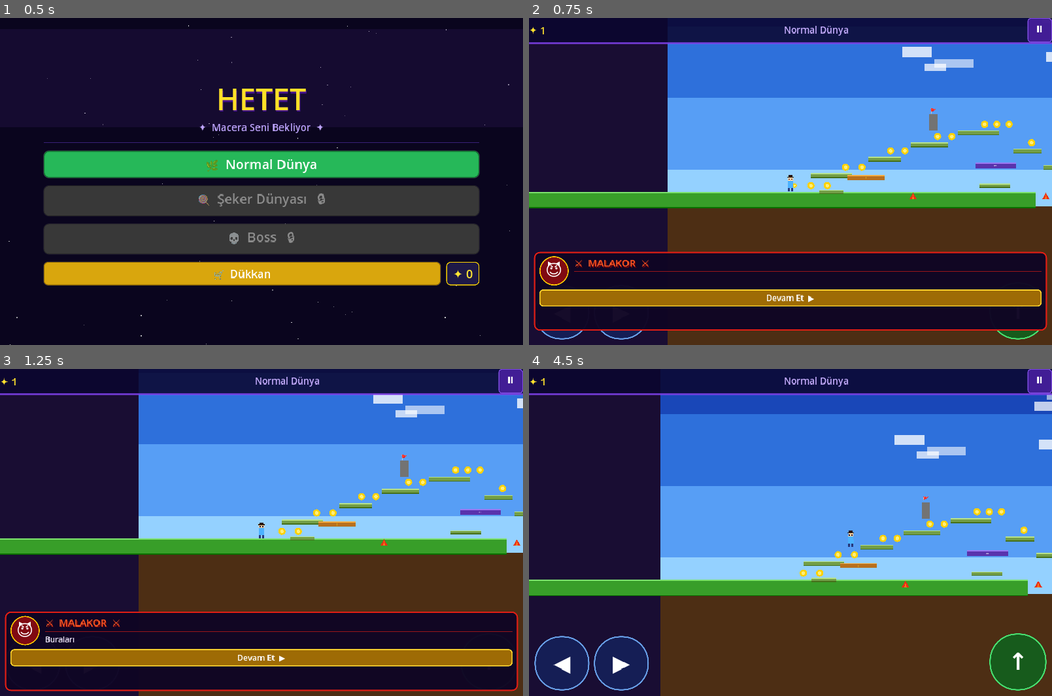
Above: before the commit, frames 1-4 (two rows, left to right).
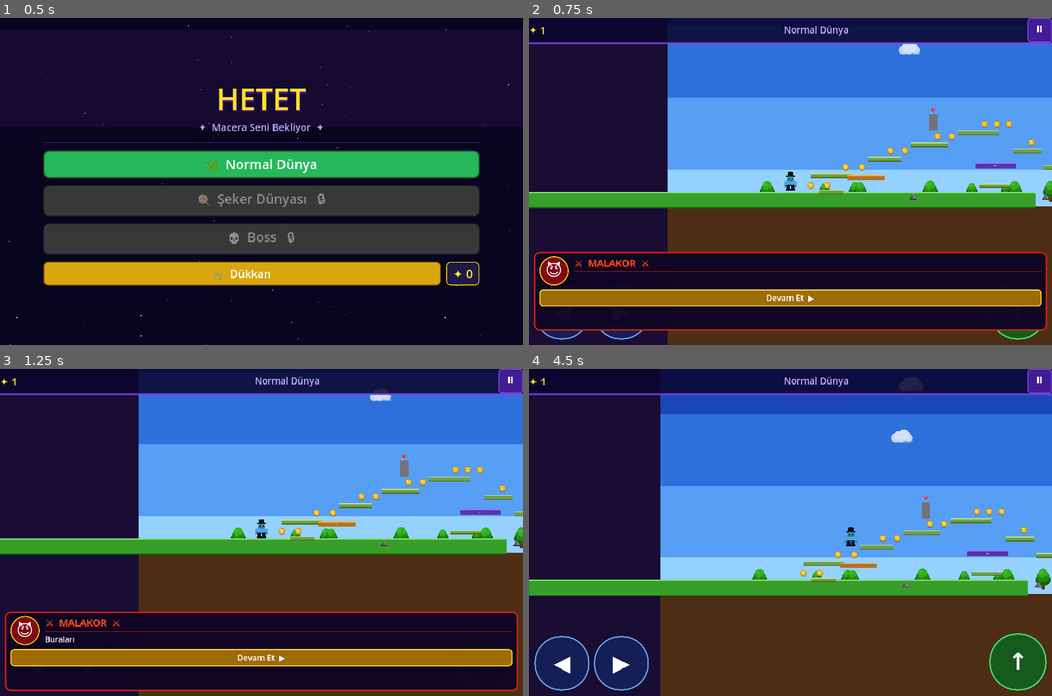
Above: after the commit, the same moments.

Repository: brktsc29-rgb/aytug_oyun
Game: Godot game, scene res://scenes/common/Main.tscn
Same seed, same stepped clock (60 frames per second), same inputs: the game is played once before the commit and once after it.
Inputs:
- Up to frame 1 (0.5 s): no input
- Up to frame 2 (0.75 s): click "🌿 Normal Dünya" at 0.5 s
- Up to frame 3 (1.25 s): no input
- Up to frame 4 (4.5 s): click "Devam Et ▶" at 1.25 s; click "⏸" at 2 s; click "◀" at 2.75 s; hold D (move_right) from 3.53 s (still down); tap Space (jump) at 3.6, 3.77, 4.07, 4.35 s

Frame 1 is identical in both runs. In frame 2, 1.3% of the frame differs, in the area x 44-100%, y 7-57%; in frame 3, 1.2%; in frame 4, 1.5%, in the area x 42-100%, y 7-68%.

Commit message:
Add SVG sprites for player, coin, spike + world decorations
Sprites (assets/sprites/):
- player.svg: detailed cartoon adventurer (hat, face with eyes/cheeks, shirt,
  belt, pants, boots) — shirt is light so skin modulate tint shows clearly
- coin.svg: shiny gold coin with star, rim highlight, drop shadow
- spike.svg: metallic 3-face spike with rivet base plate
- tree.svg: layered green tree with trunk for Normal World background
- cloud.svg: fluffy multi-puff cloud sprite

Scene updates:
- Player.tscn: Sprite2D with player.svg (offset -20 aligns feet to capsule)
- Coin.tscn: Sprite2D with coin.svg replaces Polygon2D circle
- Spike.tscn: Sprite2D with spike.svg replaces Polygon2D triangle

player.gd: switch from Polygon2D _build_visual system to Sprite2D
- flip_h for direction, modulate for skin, scale for squash animation
- death tween fades to red+transparent, respawn fades in from 0

normal_world.gd: SVG cloud and tree sprites scattered in background

https://claude.ai/code/session_01JVBUcP4xHBPEqTFzaXjSMn

Diff:
--- /dev/null
+++ b/Hetet/assets/sprites/cloud.svg
@@ -0,0 +1,15 @@
+<svg xmlns="http://www.w3.org/2000/svg" width="120" height="60" viewBox="0 0 120 60">
+  <!-- Shadow layer -->
+  <ellipse cx="62" cy="54" rx="50" ry="8" fill="#c8d8e8" opacity="0.5"/>
+  <!-- Cloud puffs (back) -->
+  <circle cx="30" cy="38" r="20" fill="#e8f0f8"/>
+  <circle cx="90" cy="38" r="18" fill="#e8f0f8"/>
+  <!-- Cloud puffs (mid) -->
+  <circle cx="55" cy="32" r="26" fill="#f0f6ff"/>
+  <circle cx="78" cy="30" r="22" fill="#f0f6ff"/>
+  <!-- Cloud puffs (front/top) -->
+  <circle cx="44" cy="26" r="20" fill="white"/>
+  <circle cx="68" cy="22" r="24" fill="white"/>
+  <!-- Highlight -->
+  <ellipse cx="54" cy="18" rx="18" ry="10" fill="white" opacity="0.7"/>
+</svg>
--- /dev/null
+++ b/Hetet/assets/sprites/coin.svg
@@ -0,0 +1,23 @@
+<svg xmlns="http://www.w3.org/2000/svg" width="36" height="36" viewBox="0 0 36 36">
+  <!-- Drop shadow -->
+  <ellipse cx="18" cy="33" rx="13" ry="3" fill="black" opacity="0.18"/>
+  <!-- Outer rim (dark gold) -->
+  <circle cx="18" cy="17" r="16" fill="#a07008"/>
+  <!-- Main coin face -->
+  <circle cx="18" cy="17" r="14" fill="#f0b018"/>
+  <!-- Inner lighter zone -->
+  <circle cx="18" cy="17" r="11" fill="#f8c830"/>
+  <!-- Raised edge ring -->
+  <circle cx="18" cy="17" r="14" fill="none" stroke="#c89010" stroke-width="2"/>
+  <circle cx="18" cy="17" r="11" fill="none" stroke="#e0a820" stroke-width="1.2"/>
+  <!-- 5-point star symbol -->
+  <path d="M18 8 L20.4 14.6 L27.4 14.6 L21.9 18.6 L24.2 25.2 L18 21.2 L11.8 25.2 L14.1 18.6 L8.6 14.6 L15.6 14.6 Z"
+        fill="#ffe040" stroke="#d4a010" stroke-width="0.8"/>
+  <!-- Upper-left highlight -->
+  <ellipse cx="11" cy="10" rx="5.5" ry="4" fill="white" opacity="0.38" transform="rotate(-20 11 10)"/>
+  <!-- Edge rim sparkle -->
+  <path d="M6 11 A14 14 0 0 1 28 8" stroke="white" stroke-width="2" fill="none" opacity="0.22" stroke-linecap="round"/>
+  <!-- Small sparkle dots -->
+  <circle cx="30" cy="9" r="1.5" fill="white" opacity="0.6"/>
+  <circle cx="5" cy="22" r="1" fill="white" opacity="0.4"/>
+</svg>
--- /dev/null
+++ b/Hetet/assets/sprites/player.svg
@@ -0,0 +1,91 @@
+<svg xmlns="http://www.w3.org/2000/svg" width="64" height="96" viewBox="0 0 64 96">
+  <!-- Hat crown -->
+  <rect x="18" y="2" width="28" height="20" rx="6" fill="#2a0f05"/>
+  <!-- Hat band accent -->
+  <rect x="16" y="18" width="32" height="4" rx="2" fill="#8b4513" opacity="0.6"/>
+  <!-- Hat brim -->
+  <rect x="10" y="20" width="44" height="7" rx="3.5" fill="#3d1a08"/>
+  <!-- Hat crown shine -->
+  <rect x="21" y="4" width="14" height="3" rx="2" fill="white" opacity="0.18"/>
+
+  <!-- Head -->
+  <rect x="15" y="24" width="34" height="26" rx="12" fill="#f2b97a"/>
+  <!-- Head shading -->
+  <rect x="15" y="36" width="34" height="14" rx="10" fill="#d99650" opacity="0.35"/>
+
+  <!-- Eyes (white) -->
+  <ellipse cx="24" cy="33" rx="6.5" ry="7" fill="white"/>
+  <ellipse cx="40" cy="33" rx="6.5" ry="7" fill="white"/>
+  <!-- Pupils -->
+  <circle cx="25" cy="34" r="4.5" fill="#0d0525"/>
+  <circle cx="41" cy="34" r="4.5" fill="#0d0525"/>
+  <!-- Iris highlight -->
+  <circle cx="24" cy="33" r="2" fill="#3a2080" opacity="0.6"/>
+  <circle cx="40" cy="33" r="2" fill="#3a2080" opacity="0.6"/>
+  <!-- Eye shine -->
+  <circle cx="26.5" cy="31" r="1.8" fill="white"/>
+  <circle cx="42.5" cy="31" r="1.8" fill="white"/>
+
+  <!-- Eyebrows -->
+  <path d="M18 26 C21 23 26 23 29 26" stroke="#7a3a10" stroke-width="2.5" fill="none" stroke-linecap="round"/>
+  <path d="M35 26 C38 23 43 23 46 26" stroke="#7a3a10" stroke-width="2.5" fill="none" stroke-linecap="round"/>
+
+  <!-- Cheeks -->
+  <ellipse cx="18" cy="41" rx="4.5" ry="3.5" fill="#ff8888" opacity="0.42"/>
+  <ellipse cx="46" cy="41" rx="4.5" ry="3.5" fill="#ff8888" opacity="0.42"/>
+
+  <!-- Mouth smile -->
+  <path d="M25 43 Q32 49 39 43" stroke="#b05828" stroke-width="2.2" fill="none" stroke-linecap="round"/>
+
+  <!-- Shirt / body (light so modulate skin tint works well) -->
+  <rect x="13" y="47" width="38" height="26" rx="8" fill="#f0f0f0"/>
+  <!-- Shirt crease / outline -->
+  <rect x="13" y="47" width="38" height="26" rx="8" fill="none" stroke="#cccccc" stroke-width="1.5"/>
+  <!-- Collar V -->
+  <path d="M28 47 L32 53 L36 47" fill="#dcdcdc" stroke="#cccccc" stroke-width="1"/>
+  <!-- Shirt highlight strip -->
+  <rect x="17" y="50" width="16" height="3" rx="2" fill="white" opacity="0.55"/>
+  <!-- Shirt button -->
+  <circle cx="32" cy="58" r="2" fill="#aaaaaa" opacity="0.6"/>
+  <circle cx="32" cy="64" r="2" fill="#aaaaaa" opacity="0.6"/>
+
+  <!-- Left arm -->
+  <rect x="2" y="47" width="13" height="22" rx="6.5" fill="#f0f0f0"/>
+  <rect x="2" y="47" width="13" height="22" rx="6.5" fill="none" stroke="#cccccc" stroke-width="1"/>
+  <!-- Right arm -->
+  <rect x="49" y="47" width="13" height="22" rx="6.5" fill="#f0f0f0"/>
+  <rect x="49" y="47" width="13" height="22" rx="6.5" fill="none" stroke="#cccccc" stroke-width="1"/>
+
+  <!-- Hands -->
+  <circle cx="8.5" cy="71" r="6.5" fill="#f2b97a"/>
+  <circle cx="55.5" cy="71" r="6.5" fill="#f2b97a"/>
+  <circle cx="8.5" cy="71" r="6.5" fill="none" stroke="#d99650" stroke-width="1"/>
+  <circle cx="55.5" cy="71" r="6.5" fill="none" stroke="#d99650" stroke-width="1"/>
+
+  <!-- Belt -->
+  <rect x="13" y="66" width="38" height="6" rx="3" fill="#3d1a08"/>
+  <!-- Belt highlight -->
+  <rect x="15" y="67" width="10" height="2" rx="1" fill="white" opacity="0.15"/>
+  <!-- Buckle -->
+  <rect x="27" y="67" width="10" height="4" rx="1.5" fill="#c8a028"/>
+  <rect x="29" y="68" width="6" height="2" rx="1" fill="#f0d060"/>
+
+  <!-- Pants left leg -->
+  <rect x="13" y="70" width="17" height="20" rx="6" fill="#22104a"/>
+  <!-- Pants right leg -->
+  <rect x="34" y="70" width="17" height="20" rx="6" fill="#22104a"/>
+  <!-- Pants highlight -->
+  <rect x="15" y="72" width="7" height="3" rx="2" fill="white" opacity="0.14"/>
+  <rect x="36" y="72" width="7" height="3" rx="2" fill="white" opacity="0.14"/>
+
+  <!-- Left boot -->
+  <rect x="10" y="83" width="22" height="12" rx="5" fill="#1e0a02"/>
+  <!-- Right boot -->
+  <rect x="32" y="83" width="22" height="12" rx="5" fill="#1e0a02"/>
+  <!-- Boot shine -->
+  <rect x="12" y="85" width="9" height="3" rx="2" fill="white" opacity="0.22"/>
+  <rect x="34" y="85" width="9" height="3" rx="2" fill="white" opacity="0.22"/>
+  <!-- Boot sole -->
+  <rect x="9" y="92" width="24" height="3" rx="2" fill="#0a0402"/>
+  <rect x="31" y="92" width="24" height="3" rx="2" fill="#0a0402"/>
+</svg>
--- /dev/null
+++ b/Hetet/assets/sprites/spike.svg
@@ -0,0 +1,24 @@
+<svg xmlns="http://www.w3.org/2000/svg" width="40" height="32" viewBox="0 0 40 32">
+  <!-- Ground shadow -->
+  <ellipse cx="20" cy="31" rx="17" ry="2" fill="black" opacity="0.22"/>
+  <!-- Left dark face -->
+  <polygon points="20,1 2,31 12,31" fill="#4a4a52"/>
+  <!-- Right lighter face -->
+  <polygon points="20,1 28,31 38,31" fill="#8c8c96"/>
+  <!-- Centre mid-tone face -->
+  <polygon points="20,1 12,31 28,31" fill="#6a6a74"/>
+  <!-- Left edge highlight -->
+  <line x1="2" y1="31" x2="20" y2="1" stroke="#9a9aaa" stroke-width="1" opacity="0.5"/>
+  <!-- Right edge shadow -->
+  <line x1="38" y1="31" x2="20" y2="1" stroke="#2a2a30" stroke-width="1" opacity="0.4"/>
+  <!-- Tip bright spot -->
+  <polygon points="20,1 22,8 20,6" fill="#d0d0e0" opacity="0.9"/>
+  <!-- Base plate -->
+  <rect x="2" y="27" width="36" height="4" rx="2" fill="#38383e"/>
+  <!-- Base plate highlight -->
+  <rect x="4" y="28" width="14" height="2" rx="1" fill="white" opacity="0.18"/>
+  <!-- Rivets -->
+  <circle cx="8" cy="29" r="1.5" fill="#555560"/>
+  <circle cx="20" cy="29" r="1.5" fill="#555560"/>
+  <circle cx="32" cy="29" r="1.5" fill="#555560"/>
+</svg>
--- /dev/null
+++ b/Hetet/assets/sprites/tree.svg
@@ -0,0 +1,14 @@
+<svg xmlns="http://www.w3.org/2000/svg" width="80" height="120" viewBox="0 0 80 120">
+  <!-- Trunk -->
+  <rect x="32" y="80" width="16" height="40" rx="4" fill="#5c3010"/>
+  <rect x="36" y="82" width="5" height="36" rx="2" fill="#7a4018" opacity="0.5"/>
+  <!-- Tree crown bottom layer (darkest) -->
+  <ellipse cx="40" cy="75" rx="36" ry="28" fill="#1a6010"/>
+  <!-- Tree crown mid layer -->
+  <ellipse cx="40" cy="60" rx="30" ry="26" fill="#228a14"/>
+  <!-- Tree crown top layer (brightest) -->
+  <ellipse cx="40" cy="44" rx="22" ry="22" fill="#30b018"/>
+  <!-- Highlights -->
+  <ellipse cx="32" cy="38" rx="10" ry="8" fill="#48d028" opacity="0.5"/>
+  <ellipse cx="50" cy="62" rx="8" ry="6" fill="#1a6010" opacity="0.4"/>
+</svg>
--- a/Hetet/scenes/objects/Coin.tscn
+++ b/Hetet/scenes/objects/Coin.tscn
@@ -1,6 +1,7 @@
-[gd_scene load_steps=3 format=3]
+[gd_scene load_steps=4 format=3]
 
 [ext_resource type="Script" path="res://scripts/systems/coin.gd" id="1"]
+[ext_resource type="Texture2D" path="res://assets/sprites/coin.svg" id="2"]
 
 [sub_resource type="CircleShape2D" id="CircleShape2D_1"]
 radius = 18.0
@@ -12,13 +13,8 @@
 monitoring = true
 monitorable = false
 
-[node name="Visual" type="Polygon2D" parent="."]
-polygon = PackedVector2Array(18, 0, 15.59, 9, 9, 15.59, 0, 18, -9, 15.59, -15.59, 9, -18, 0, -15.59, -9, -9, -15.59, 0, -18, 9, -15.59, 15.59, -9)
-color = Color(1, 0.82, 0, 1)
-
-[node name="Shine" type="Polygon2D" parent="."]
-polygon = PackedVector2Array(9, 0, 7.79, 4.5, 4.5, 7.79, 0, 9, -4.5, 7.79, -7.79, 4.5, -9, 0, -7.79, -4.5, -4.5, -7.79, 0, -9, 4.5, -7.79, 7.79, -4.5)
-color = Color(1, 0.96, 0.55, 0.85)
+[node name="Visual" type="Sprite2D" parent="."]
+texture = ExtResource("2")
 
 [node name="CollisionShape2D" type="CollisionShape2D" parent="."]
 shape = SubResource("CircleShape2D_1")
--- a/Hetet/scenes/player/Player.tscn
+++ b/Hetet/scenes/player/Player.tscn
@@ -1,6 +1,7 @@
-[gd_scene load_steps=3 format=3]
+[gd_scene load_steps=4 format=3]
 
 [ext_resource type="Script" path="res://scripts/player/player.gd" id="1"]
+[ext_resource type="Texture2D" path="res://assets/sprites/player.svg" id="2"]
 
 [sub_resource type="CapsuleShape2D" id="CapsuleShape2D_1"]
 radius = 22.0
@@ -11,7 +12,9 @@
 collision_layer = 2
 collision_mask = 1
 
-[node name="Visual" type="Node2D" parent="."]
+[node name="Sprite2D" type="Sprite2D" parent="."]
+texture = ExtResource("2")
+offset = Vector2(0, -20)
 
 [node name="CollisionShape2D" type="CollisionShape2D" parent="."]
 shape = SubResource("CapsuleShape2D_1")
--- a/Hetet/scenes/traps/Spike.tscn
+++ b/Hetet/scenes/traps/Spike.tscn
@@ -1,9 +1,10 @@
-[gd_scene load_steps=3 format=3]
+[gd_scene load_steps=4 format=3]
 
 [ext_resource type="Script" path="res://scripts/traps/spike.gd" id="1"]
+[ext_resource type="Texture2D" path="res://assets/sprites/spike.svg" id="2"]
 
 [sub_resource type="RectangleShape2D" id="RectangleShape2D_1"]
-size = Vector2(36.0, 30.0)
+size = Vector2(36.0, 28.0)
 
 [node name="Spike" type="Area2D"]
 script = ExtResource("1")
@@ -12,13 +13,10 @@
 monitoring = true
 monitorable = false
 
-[node name="Visual" type="Polygon2D" parent="."]
-polygon = PackedVector2Array(-18, 16, 0, -16, 18, 16)
-color = Color(0.92, 0.18, 0.08, 1)
-
-[node name="Shine" type="Polygon2D" parent="."]
-polygon = PackedVector2Array(-6, 16, 0, -8, 6, 16)
-color = Color(1.0, 0.55, 0.10, 0.75)
+[node name="Visual" type="Sprite2D" parent="."]
+texture = ExtResource("2")
+offset = Vector2(0, 2)
 
 [node name="CollisionShape2D" type="CollisionShape2D" parent="."]
 shape = SubResource("RectangleShape2D_1")
+position = Vector2(0, 2)
--- a/Hetet/scripts/player/player.gd
+++ b/Hetet/scripts/player/player.gd
@@ -19,30 +19,25 @@
 # ---------------------------------------------------------------------------
 # Onready nodes
 # ---------------------------------------------------------------------------
+@onready var _sprite: Sprite2D        = $Sprite2D
 @onready var coyote_timer: Timer      = $CoyoteTimer
 @onready var jump_buffer_timer: Timer = $JumpBufferTimer
 
 var anim: AnimationPlayer = null
 
 # ---------------------------------------------------------------------------
-# Visual nodes (built in _build_visual)
-# ---------------------------------------------------------------------------
-var _visual: Node2D      = null
-var _body_poly: Polygon2D = null
-
-# ---------------------------------------------------------------------------
 # State
 # ---------------------------------------------------------------------------
-var jump_count: int         = 0
-var is_coyote_active: bool  = false
-var is_jump_buffered: bool  = false
+var jump_count: int              = 0
+var is_coyote_active: bool       = false
+var is_jump_buffered: bool       = false
 var checkpoint_position: Vector2 = Vector2.ZERO
-var is_dead: bool           = false
-var _was_on_floor: bool     = false
-
-const _GRAVITY_CAP: float        = 1200.0
-const _DEATH_PLANE_Y: float      = 2500.0
-const _COYOTE_DURATION: float    = 0.12
+var is_dead: bool                = false
+var _was_on_floor: bool          = false
+
+const _GRAVITY_CAP: float          = 1200.0
+const _DEATH_PLANE_Y: float        = 2500.0
+const _COYOTE_DURATION: float      = 0.12
 const _JUMP_BUFFER_DURATION: float = 0.15
 
 # ---------------------------------------------------------------------------
@@ -50,9 +45,6 @@
 # ---------------------------------------------------------------------------
 func _ready() -> void:
 	GameManager.active_player = self
-
-	_visual = $Visual
-	_build_visual()
 
 	var saved_cp: Vector2 = SaveSystem.get_checkpoint()
 	if saved_cp != Vector2.ZERO:
@@ -65,83 +57,6 @@
 
 	coyote_timer.timeout.connect(_on_coyote_timer_timeout)
 	jump_buffer_timer.timeout.connect(_on_jump_buffer_timer_timeout)
-
-# ---------------------------------------------------------------------------
-# Visual construction — builds a blocky adventurer from Polygon2D parts
-# Coordinate reference: y=0 is player origin, feet at y=+28, head near y=-28
-# ---------------------------------------------------------------------------
-func _build_visual() -> void:
-	# Hat top
-	var hat := Polygon2D.new()
-	hat.polygon = PackedVector2Array([
-		Vector2(-9, -50), Vector2(9, -50),
-		Vector2(11, -38), Vector2(-11, -38)
-	])
-	hat.color = Color(0.14, 0.07, 0.03)
-	_visual.add_child(hat)
-
-	# Hat brim
-	var brim := Polygon2D.new()
-	brim.polygon = PackedVector2Array([
-		Vector2(-16, -41), Vector2(16, -41),
-		Vector2(16, -37), Vector2(-16, -37)
-	])
-	brim.color = Color(0.20, 0.11, 0.04)
-	_visual.add_child(brim)
-
-	# Head
-	var head := Polygon2D.new()
-	head.polygon = PackedVector2Array([
-		Vector2(-11, -37), Vector2(11, -37),
-		Vector2(13, -22), Vector2(-13, -22)
-	])
-	head.color = Color(0.97, 0.82, 0.62)
-	_visual.add_child(head)
-
-	# Left eye
-	var eye_l := Polygon2D.new()
-	eye_l.polygon = PackedVector2Array([
-		Vector2(-9, -33), Vector2(-3, -33),
-		Vector2(-3, -27), Vector2(-9, -27)
-	])
-	eye_l.color = Color(0.10, 0.06, 0.22)
-	_visual.add_child(eye_l)
-
-	# Right eye
-	var eye_r := Polygon2D.new()
-	eye_r.polygon = PackedVector2Array([
-		Vector2(3, -33), Vector2(9, -33),
-		Vector2(9, -27), Vector2(3, -27)
-	])
-	eye_r.color = Color(0.10, 0.06, 0.22)
-	_visual.add_child(eye_r)
-
-	# Body (coloured by skin)
-	_body_poly = Polygon2D.new()
-	_body_poly.polygon = PackedVector2Array([
-		Vector2(-13, -22), Vector2(13, -22),
-		Vector2(14, 13),   Vector2(-14, 13)
-	])
-	_body_poly.color = Color(0.2, 0.5, 1.0)
-	_visual.add_child(_body_poly)
-
-	# Left leg
-	var leg_l := Polygon2D.new()
-	leg_l.polygon = PackedVector2Array([
-		Vector2(-13, 13), Vector2(-3, 13),
-		Vector2(-3, 28),  Vector2(-13, 28)
-	])
-	leg_l.color = Color(0.15, 0.22, 0.48)
-	_visual.add_child(leg_l)
-
-	# Right leg
-	var leg_r := Polygon2D.new()
-	leg_r.polygon = PackedVector2Array([
-		Vector2(3, 13),  Vector2(13, 13),
-		Vector2(13, 28), Vector2(3, 28)
-	])
-	leg_r.color = Color(0.15, 0.22, 0.48)
-	_visual.add_child(leg_r)
 
 # ---------------------------------------------------------------------------
 # Physics
@@ -174,8 +89,8 @@
 	var dir: float = Input.get_axis("move_left", "move_right")
 	velocity.x = dir * speed
 
-	if is_instance_valid(_visual) and dir != 0.0:
-		_visual.scale.x = -1.0 if dir < 0.0 else 1.0
+	if is_instance_valid(_sprite) and dir != 0.0:
+		_sprite.flip_h = dir < 0.0
 
 	_update_animation(on_floor_now, dir)
 
@@ -225,11 +140,11 @@
 	is_jump_buffered = false
 	jump_buffer_timer.stop()
 
-	if was_double and is_instance_valid(_visual):
+	if was_double and is_instance_valid(_sprite):
 		var tween: Tween = create_tween()
 		tween.set_trans(Tween.TRANS_BACK).set_ease(Tween.EASE_OUT)
-		tween.tween_property(_visual, "scale", Vector2(1.4, 0.6), 0.07)
-		tween.tween_property(_visual, "scale", Vector2(1.0, 1.0), 0.18)
+		tween.tween_property(_sprite, "scale", Vector2(1.4, 0.6), 0.07)
+		tween.tween_property(_sprite, "scale", Vector2(1.0, 1.0), 0.18)
 
 # ---------------------------------------------------------------------------
 # Timer callbacks
@@ -267,11 +182,11 @@
 	SaveSystem.record_death()
 	player_died.emit()
 
-	if is_instance_valid(_visual):
+	if is_instance_valid(_sprite):
 		var tween: Tween = create_tween()
 		tween.set_parallel(true)
-		tween.tween_property(_visual, "modulate", Color(1.0, 0.0, 0.0, 0.0), 0.5)
-		tween.tween_property(_visual, "scale", Vector2(1.5, 1.5), 0.5)
+		tween.tween_property(_sprite, "modulate", Color(1.0, 0.15, 0.0, 0.0), 0.5)
+		tween.tween_property(_sprite, "scale", Vector2(1.6, 1.6), 0.5)
 		tween.set_parallel(false)
 		tween.tween_callback(_respawn)
 	else:
@@ -281,25 +196,26 @@
 	var respawn_pos: Vector2 = checkpoint_position if checkpoint_position != Vector2.ZERO \
 		else Vector2(100.0, -100.0)
 	global_position = respawn_pos
-	velocity = Vector2.ZERO
-	jump_count = 0
-	is_coyote_active = false
-	is_jump_buffered = false
-	is_dead = false
-
-	if is_instance_valid(_visual):
-		_visual.scale = Vector2.ONE
+	velocity        = Vector2.ZERO
+	jump_count      = 0
+	is_coyote_active  = false
+	is_jump_buffered  = false
+	is_dead           = false
+
+	if is_instance_valid(_sprite):
+		_sprite.scale = Vector2.ONE
 		apply_skin(SaveSystem.get_equipped_skin())
-		_visual.modulate.a = 0.0
+		_sprite.modulate.a = 0.0
 		var tween: Tween = create_tween()
-		tween.tween_property(_visual, "modulate:a", 1.0, 0.3)
-
-# ---------------------------------------------------------------------------
-# Skin
+		tween.tween_property(_sprite, "modulate:a", 1.0, 0.35)
+
+# ---------------------------------------------------------------------------
+# Skin — modulate tints the whole sprite; shirt is light-coloured in SVG
+# so the skin colour shows clearly there while dark areas stay subtle
 # ---------------------------------------------------------------------------
 func apply_skin(skin_id: String) -> void:
-	if is_instance_valid(_body_poly):
-		_body_poly.color = ShopSystem.get_skin_color(skin_id)
+	if is_instance_valid(_sprite):
+		_sprite.modulate = ShopSystem.get_skin_color(skin_id)
 
 # ---------------------------------------------------------------------------
 # Damage
--- a/Hetet/scripts/systems/coin.gd
+++ b/Hetet/scripts/systems/coin.gd
@@ -11,7 +11,7 @@
 
 var _collected := false
 
-@onready var visual: Node2D = $Visual
+@onready var visual: Sprite2D = $Visual
 
 
 func _ready() -> void:
--- a/Hetet/scripts/world/normal_world.gd
+++ b/Hetet/scripts/world/normal_world.gd
@@ -14,8 +14,9 @@
 const FALLING_PLATFORM_SCENE: PackedScene = preload("res://scenes/traps/FallingPlatform.tscn")
 const HUD_SCENE:              PackedScene = preload("res://scenes/ui/HUD.tscn")
 const CONTROLS_SCENE:         PackedScene = preload("res://scenes/ui/MobileControls.tscn")
-
-# Reference to the spawned player
+const TREE_TEX:               Texture2D   = preload("res://assets/sprites/tree.svg")
+const CLOUD_TEX:              Texture2D   = preload("res://assets/sprites/cloud.svg")
+
 var player: Player = null
 
 # ---------------------------------------------------------------------------
@@ -129,16 +130,29 @@
 	earth.z_index = -20
 	add_child(earth)
 
-	# Clouds
+	# Clouds (SVG sprites)
 	var rng := RandomNumberGenerator.new()
 	rng.seed = 77
-	for _i in 12:
-		var cloud := ColorRect.new()
-		cloud.size = Vector2(rng.randf_range(90, 200), rng.randf_range(32, 56))
-		cloud.position = Vector2(rng.randf_range(-100, 2900), rng.randf_range(-620, -60))
-		cloud.color = Color(1.0, 1.0, 1.0, rng.randf_range(0.52, 0.80))
+	for _i in 10:
+		var cloud := Sprite2D.new()
+		cloud.texture = CLOUD_TEX
+		var sc: float = rng.randf_range(0.7, 1.4)
+		cloud.scale = Vector2(sc, sc)
+		cloud.modulate = Color(1.0, 1.0, 1.0, rng.randf_range(0.55, 0.88))
+		cloud.position = Vector2(rng.randf_range(-50, 2900), rng.randf_range(-560, -80))
 		cloud.z_index = -16
 		add_child(cloud)
+
+	# Trees along the ground
+	rng.seed = 200
+	for _i in 14:
+		var tree := Sprite2D.new()
+		tree.texture = TREE_TEX
+		var sc2: float = rng.randf_range(0.6, 1.1)
+		tree.scale = Vector2(sc2, sc2)
+		tree.position = Vector2(rng.randf_range(-100, 2950), 445.0)
+		tree.z_index = -14
+		add_child(tree)
 
 # ---------------------------------------------------------------------------
 # Platform factory
